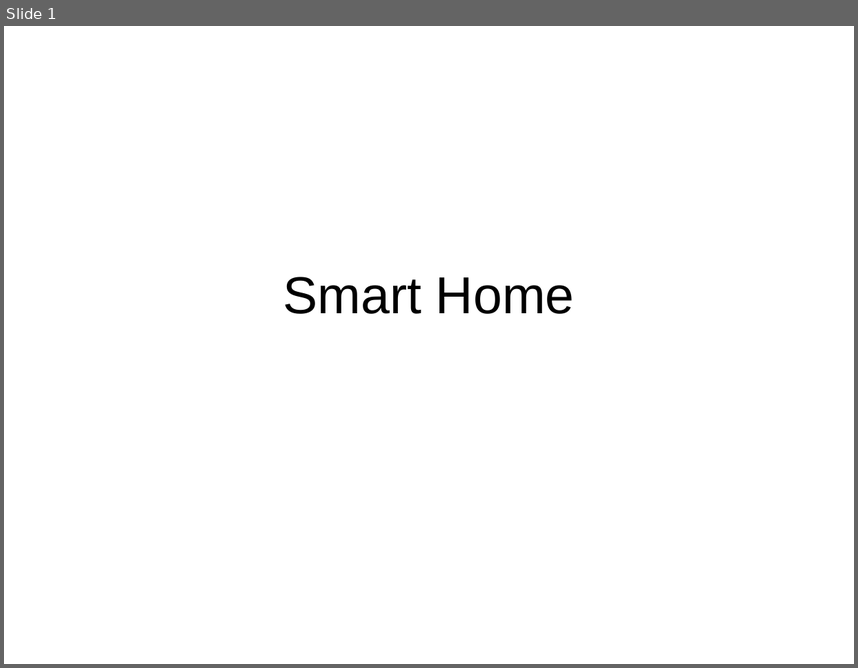
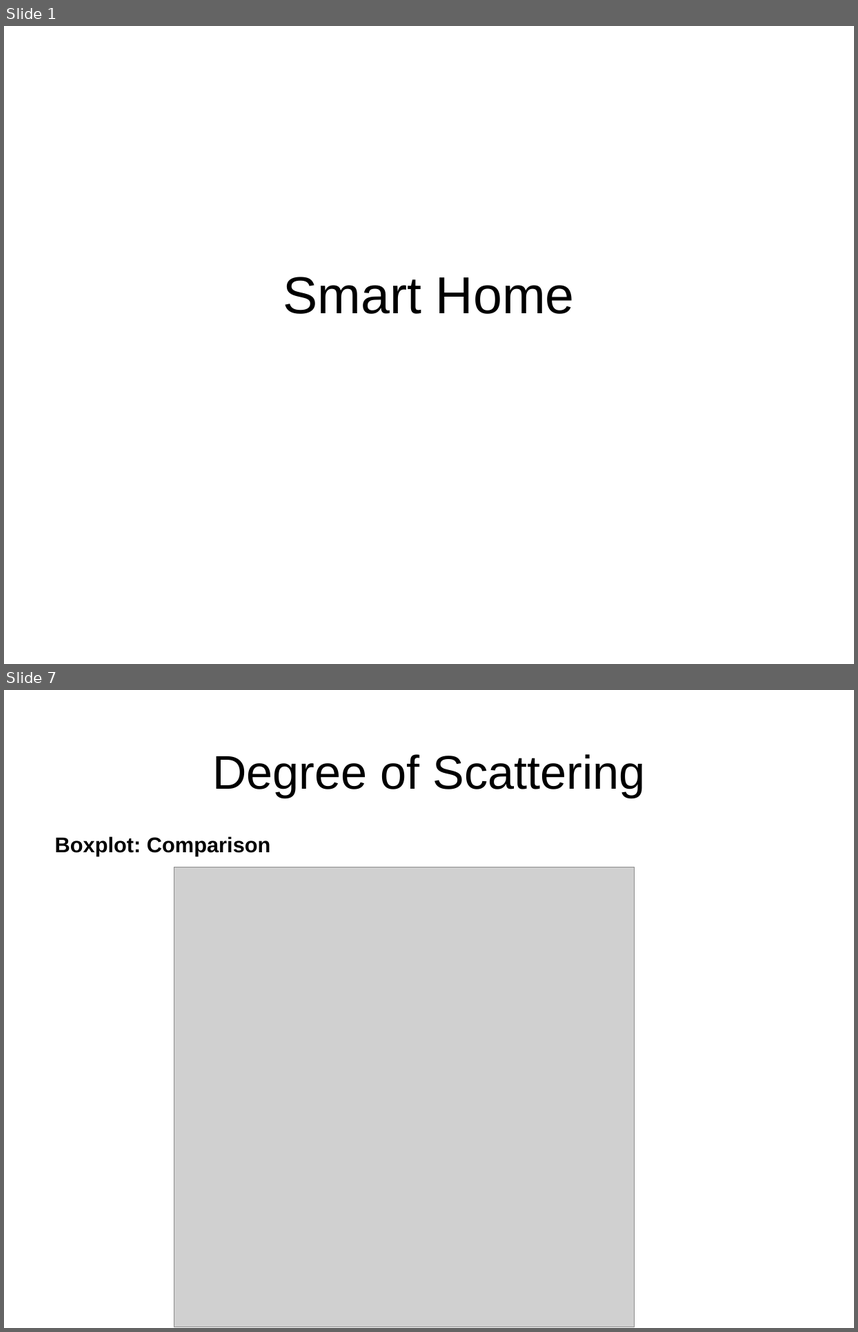
Before and after one commit to rbonifacio/variability-management-research, a slide deck: VariabilityManagement/docs/casestudies/smart-home/results.ppt. Shown one above the other, each under a label of ours: slide 1 before the commit, slides 1 and 7 after it; the slides between them are not shown. The pictures are 858x668 and 858x1332 pixels, drawn with LibreOffice and Linux fonts; fonts in the diff are those of the drawing; grey boxes stand for pictures. Boxes give left, top, right and bottom in pixels: in the first picture for what was removed or moved away, otherwise in the second. Text is boxed around its words. In the diff, an @@ line names an element or a change of style, - is before the commit and + after.

```diff
--- a/VariabilityManagement/docs/casestudies/smart-home/results.ppt
+++ b/VariabilityManagement/docs/casestudies/smart-home/results.ppt
@@ slide 7 added at [4, 690, 854, 1328], background #FFFFFF @@
@@ title added at [212, 754, 646, 798], 40 pt, text #000000 @@
+Degree of Scattering
@@ text added at [55, 836, 271, 856], 18 pt, text #000000, bold @@
+Boxplot: Comparison
@@ picture added at [174, 867, 635, 1327] @@
```
Also in this commit, not shown: 3 slides changed, 5 other slides added.
